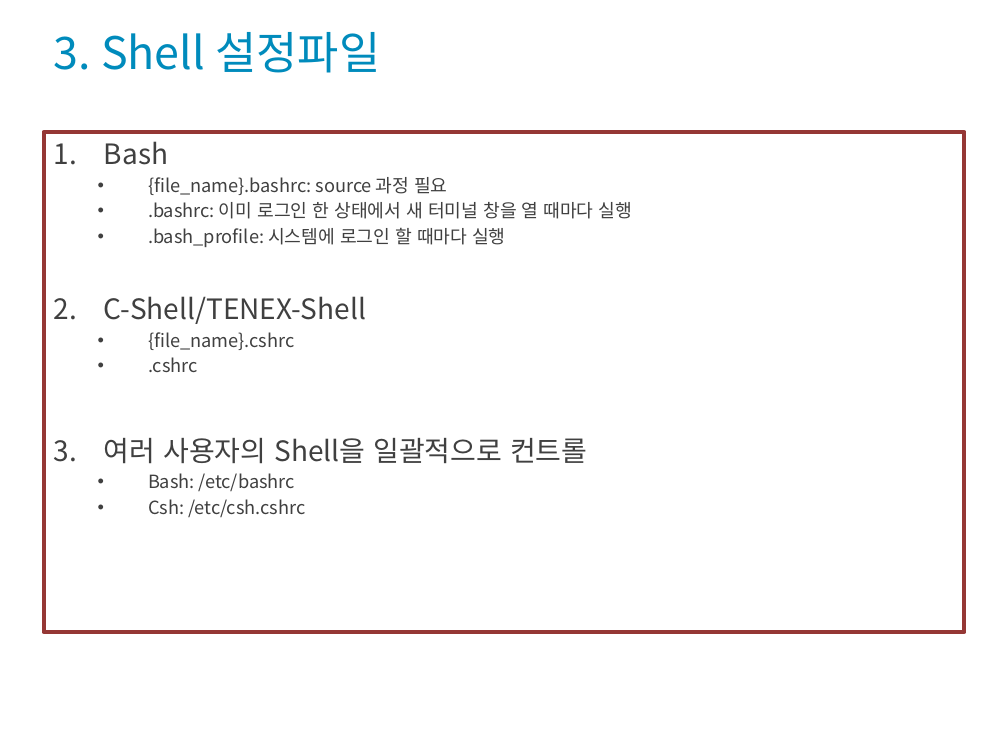
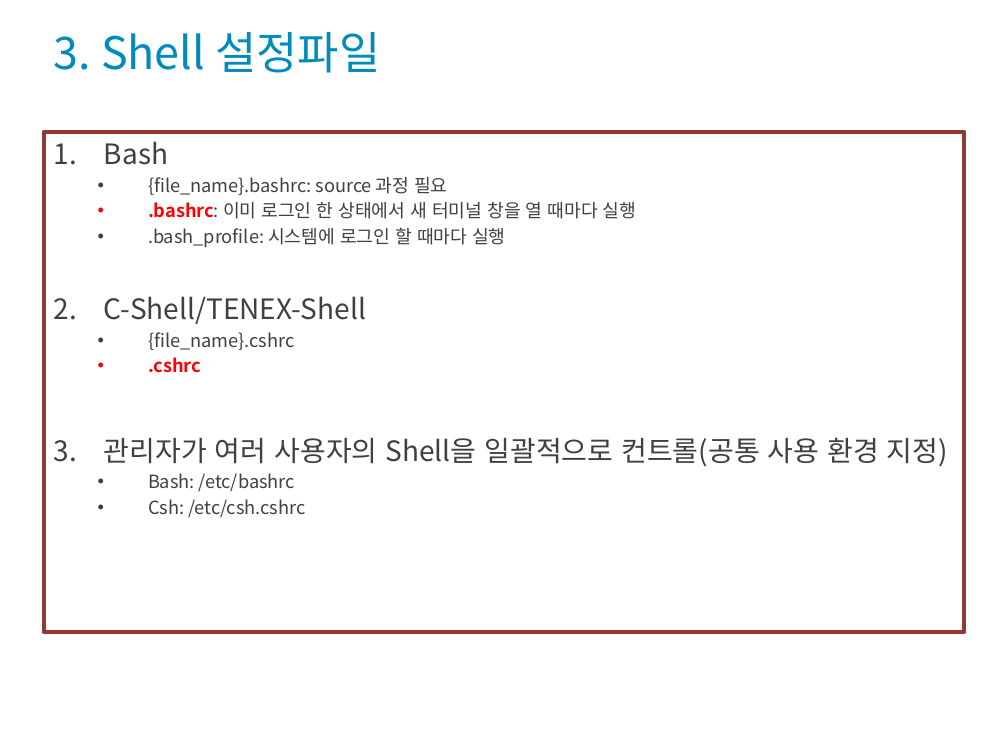
Before and after one commit to codefoolosopher/linuxedu, a slide deck: slide 6 of portfolio/Linux_OS_System_2022_1_s6.pptx. Drawn at 1008x756 pixels with LibreOffice and Linux fonts; fonts in the diff are those of the drawing; background and template pictures are left out. Boxes give left, top, right and bottom in pixels: in the first picture for what was removed or moved away, otherwise in the second. Text is boxed around its words. In the diff, an @@ line names an element or a change of style, - is before the commit and + after.

```diff
--- a/portfolio/Linux_OS_System_2022_1_s6.pptx
+++ b/portfolio/Linux_OS_System_2022_1_s6.pptx
@@ text at (148, 202, 636, 373): text colour #404040 to #FF0000, bold on in ".bashrc:", ".cshrc" @@
@@ text at (104, 437, 948, 467): text changed @@
-3. 여러 사용자의 Shell을 일괄적으로 컨트롤
+3. 관리자가 여러 사용자의 Shell을 일괄적으로 컨트롤(공통 사용 환경 지정)
```
Also in this commit, not shown: 7 other slides changed, 2 slides added.
